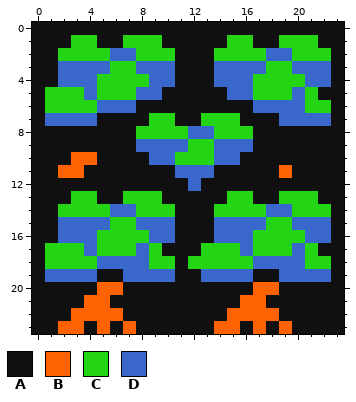
Pixel-art file, stored at raw/graphics/terrain/forest_single.aseprite. The picture above is the old version.
24x24 pixels, 1 frame.
Visible layers, top first: "Front", "Middle", "Back", "Background".
Palette (. is transparent): A #101010  B #ff6200  C #23d513  D #3a67cc
Pixels before, first column x 0:
 0 AAAAAAAAAAAAAAAAAAAAAAAA
 1 AAACCAACCCAAAAACCAACCCAA
 2 AACCCCDDCCCAAACCCCDDCCCA
 3 AADDDDCCDDDAAADDDDCCDDDA
 4 AADDDCCCCDDAAADDDCCCCDDA
 5 ACCCDCCCDDAAAAADDCCCDCAA
 6 ACCCCDDDAAAAAAAAADDDDCCA
 7 ADDDDAAAACCAACCCAAADDDDA
 8 AAAAAAAACCCCDDCCCAAAAAAA
 9 AAAAAAAADDDDCCDDDAAAAAAA
10 AAABBAAAADDCCCDDAAAAAAAA
11 AABBAAAAAAADDDAAAAABAAAA
12 AAAAAAAAAAAADAAAAAAAAAAA
13 AAACCAACCCAAAAACCAACCCAA
14 AACCCCDDCCCAAACCCCDDCCCA
15 AADDDDCCDDDAAADDDDCCDDDA
16 AADDDCCCCDDAAADDDCCCCDDA
17 ACCCDCCCDCAAACCCDCCCDCAA
18 ACCCCDDDDCCACCCCCDDDDCCA
19 ADDDDAADDDDAADDDDAADDDDA
20 AAAAABBAAAAAAAAAABBAAAAA
21 AAAABBAAAAAAAAAABBAAAAAA
22 AAABBBBAAAAAAAABBBBAAAAA
23 AABBABABAAAAAABBABABAAAA
Once edited:
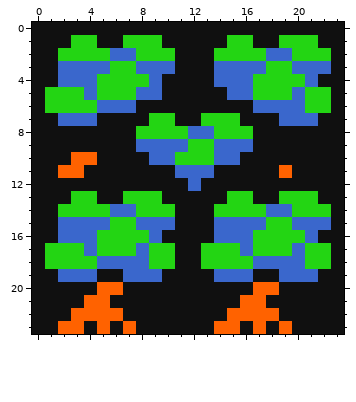
Difference:
Layers "Front", "Back":
Colour C becomes colour A in row 18 at x 12.
Colour D becomes colour A in row 4 at x 10 and 22; in row 7 at x 1 and 22; in row 16 at x 10 and 22; in row 19 at x 1, 10, 13 and 22.
Colour A becomes colour C in row 5 at x 22; in row 17 at x 10 and 22.
Boxes around the changes in both pictures, in picture pixels (x1, y1, x2, y2):
changed: (162, 74, 175, 87)
changed: (318, 74, 331, 126)
changed: (45, 113, 58, 126)
changed: (162, 230, 214, 282)
changed: (318, 230, 331, 282)
changed: (45, 269, 58, 282)
